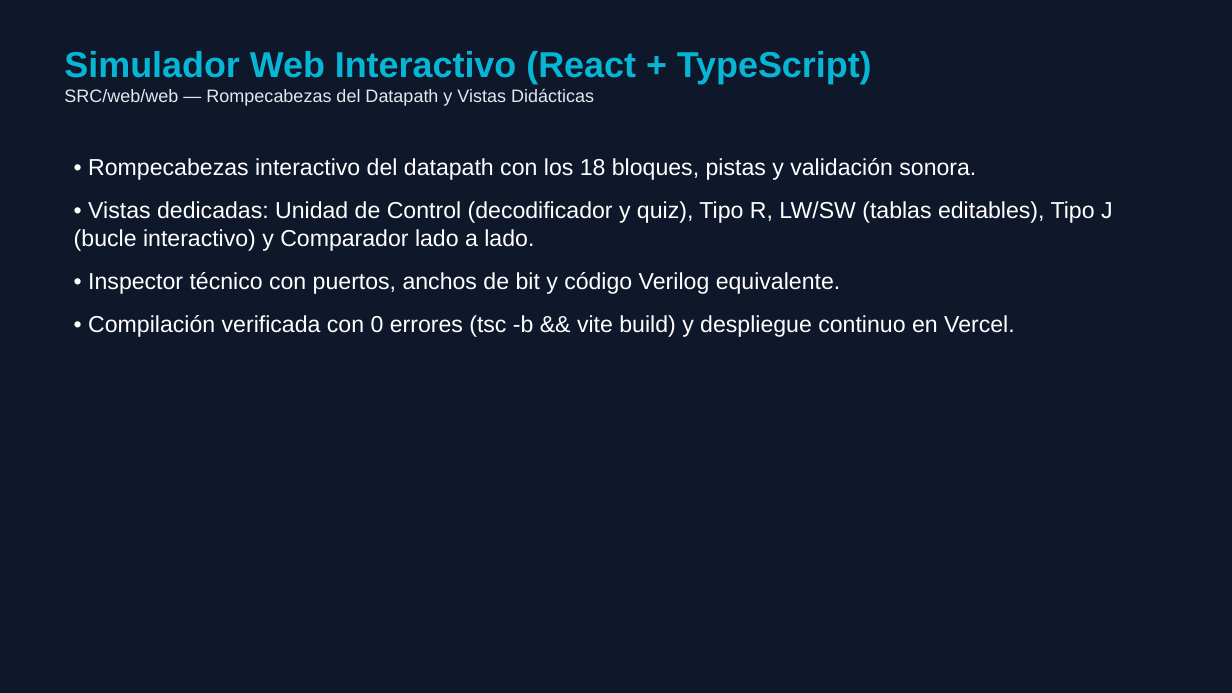
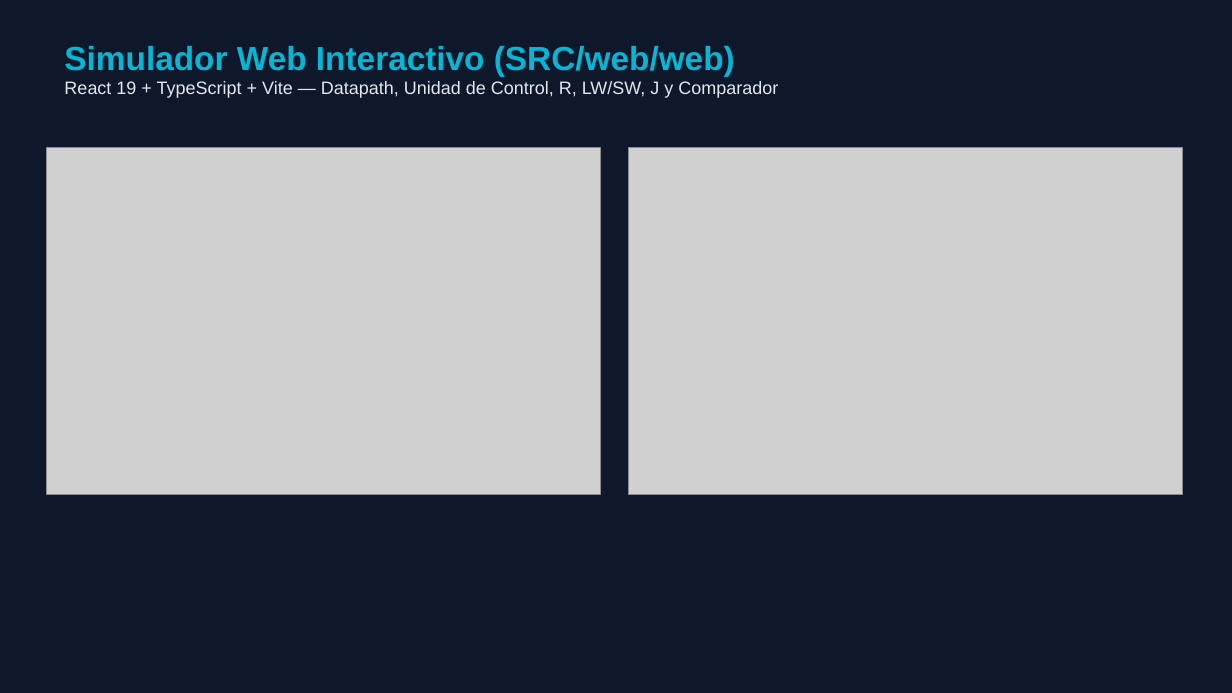
Before and after one commit to TilinezzZ/Instruciones-R-I-J-, a slide deck: slide 10 of DOCS/Presentacion_Proyecto_Final_MIPS.pptx. Drawn at 1232x693 pixels with LibreOffice and Linux fonts; fonts in the diff are those of the drawing; grey boxes stand for pictures. Boxes give left, top, right and bottom in pixels: in the first picture for what was removed or moved away, otherwise in the second. Text is boxed around its words. In the diff, an @@ line names an element or a change of style, - is before the commit and + after.

Commit message:
docs: agrega portada institucional UdeG/CUCEI, seccion y 6 capturas reales del simulador web al reporte y presentacion

```diff
--- a/DOCS/Presentacion_Proyecto_Final_MIPS.pptx
+++ b/DOCS/Presentacion_Proyecto_Final_MIPS.pptx
@@ text at box(64, 46, 778, 98): text changed @@
-Simulador Web Interactivo (React + TypeScript)
-SRC/web/web — Rompecabezas del Datapath y Vistas Didácticas
+Simulador Web Interactivo (SRC/web/web)
+React 19 + TypeScript + Vite — Datapath, Unidad de Control, R, LW/SW, J y Comparador
@@ picture added at box(46, 148, 601, 494) @@
@@ picture added at box(628, 148, 1183, 494) @@
@@ text removed at box(74, 158, 1113, 337) @@
-• Rompecabezas interactivo del datapath con los 18 bloques, pistas y validación sonora.
-• Vistas dedicadas: Unidad de Control (decodificador y quiz), Tipo R, LW/SW (tablas editables), Tipo J (bucle interactivo) y Comparador lado a lado.
-• Inspector técnico con puertos, anchos de bit y código Verilog equivalente.
-• Compilación verificada con 0 errores (tsc -b && vite build) y despliegue continuo en Vercel.
```
Also in this commit, not shown: 10 other slides changed, 8 other files.
